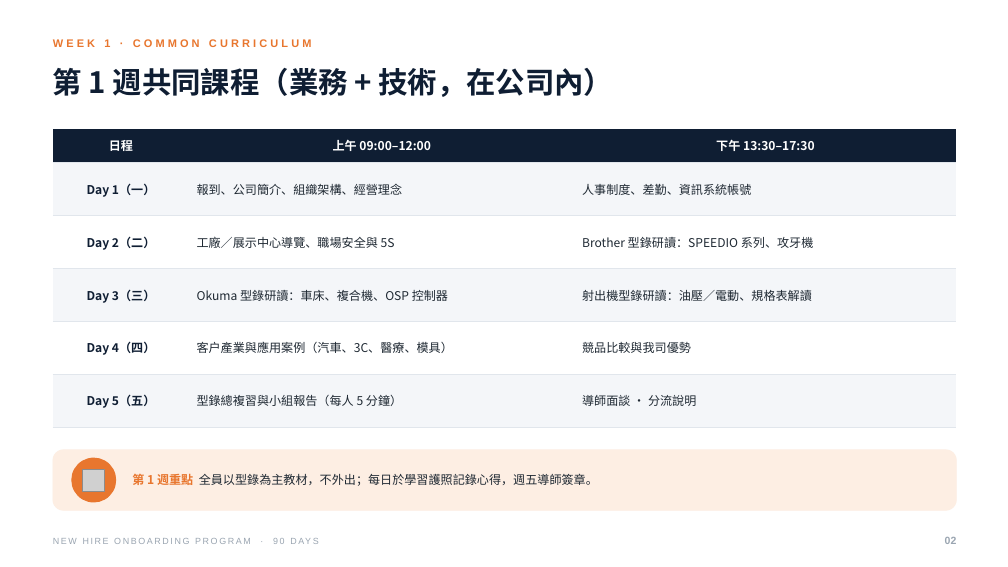
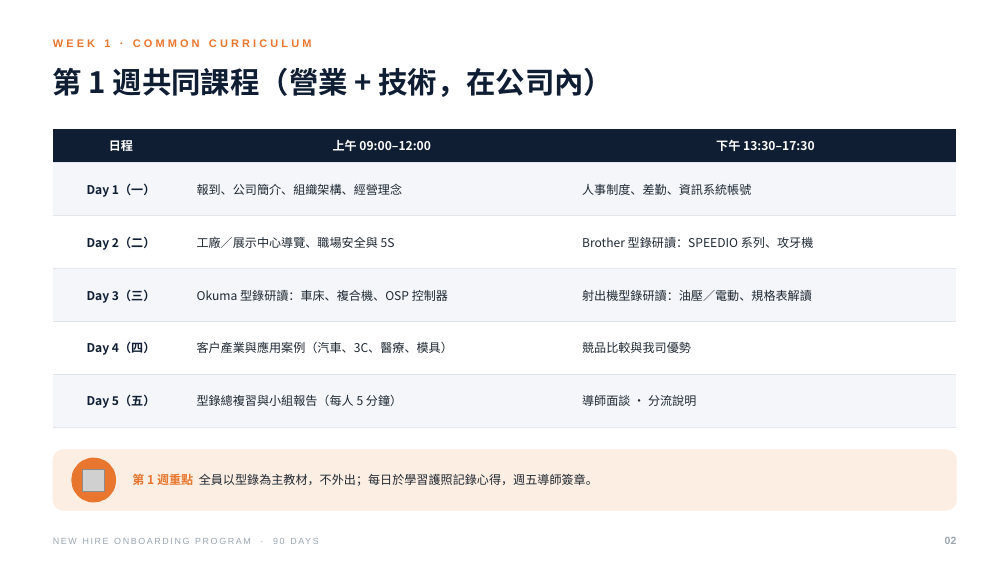
Before and after one commit to KiyotaJesse/apex-public-data, a slide deck: slide 3 of 新人90天教育訓練計畫.pptx. Drawn at 1008x567 pixels with LibreOffice and Linux fonts; fonts in the diff are those of the drawing; grey boxes stand for pictures. Boxes give left, top, right and bottom in pixels: in the first picture for what was removed or moved away, otherwise in the second. Text is boxed around its words. In the diff, an @@ line names an element or a change of style, - is before the commit and + after.

```diff
--- a/新人90天教育訓練計畫.pptx
+++ b/新人90天教育訓練計畫.pptx
@@ text at (53,68,613,97): text changed @@
-第 1 週共同課程（業務 + 技術，在公司內）
+第 1 週共同課程（營業 + 技術，在公司內）
```
Also in this commit, not shown: 4 other slides changed, 2 slides added, 2 slides removed.
